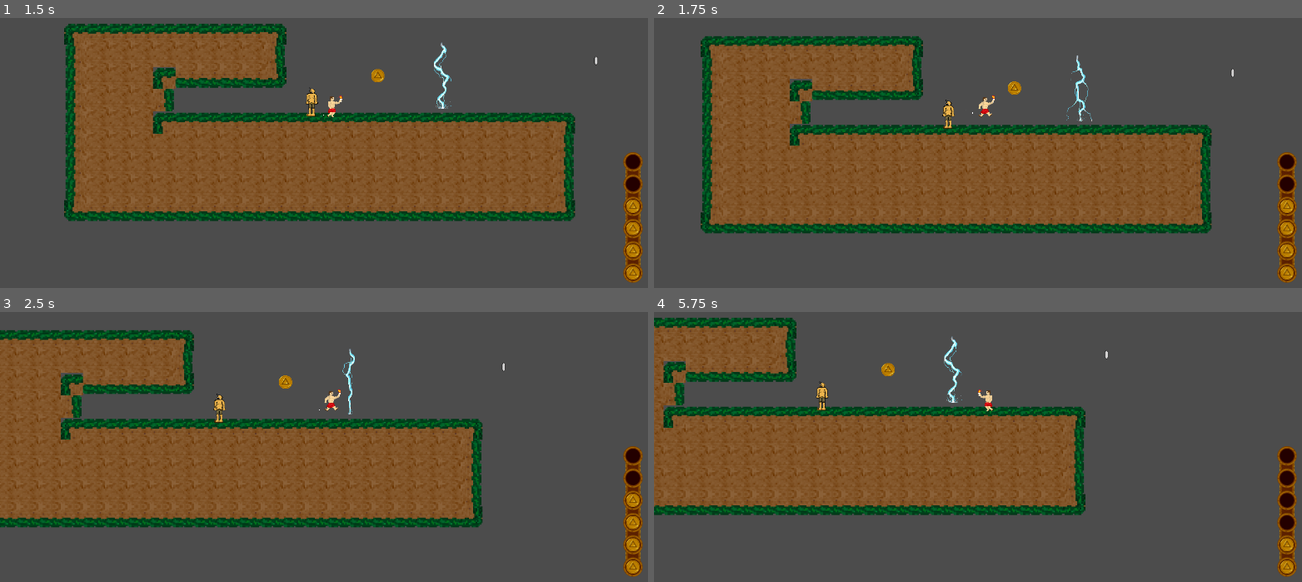
Above: before the commit, frames 1-4 (two rows, left to right).
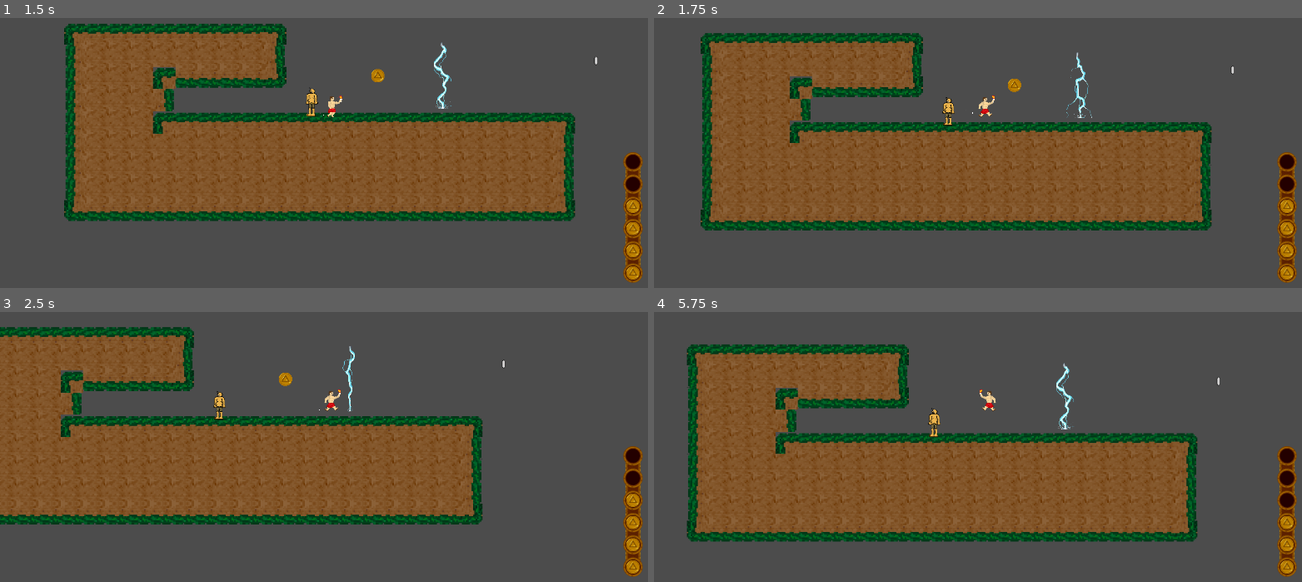
Above: after the commit, the same moments.

Repository: Shapkofil/prometheus
Game: Godot game, scene res://UI/MainMenu.tscn
Two runs of this game, one before a commit and one after it. Both use one fixed random seed, a clock stepped at 60 frames per second and the inputs below. The engine's default icon, where the game draws it, is replaced by a stand-in: a white triangle on a blue panel in a dark square.
Inputs:
- Up to frame 1 (1.5 s): click "Play" at 0.5 s; hold Right (ui_right) from 1.28 s (still down)
- Up to frame 2 (1.75 s): keep holding Right (ui_right); tap Space (jump) at 1.52 s
- Up to frame 3 (2.5 s): keep holding Right (ui_right); tap Space (jump) at 2.27 s
- Up to frame 4 (5.75 s): release Right (ui_right) at 2.78 s; hold Left (ui_left) 2.78-3.53 s; hold Right (ui_right) 3.53-5.03 s; tap Space (jump) at 3.77, 4.52, 5.27 s; hold Left (ui_left) from 5.03 s (still down)

Frame 1 is identical in both runs. In frame 2, 9.8% of the frame differs, in the area x 7-90%, y 5-80%; in frame 3, 8.9%; in frame 4, 36%, in the area x 0-99%, y 2-86%.

Commit message:
Physical based Knockback

Diff:
--- a/Prometheus/Node2D.tscn
+++ b/Prometheus/Node2D.tscn
@@ -97,8 +97,8 @@
 [node name="player" parent="." instance=ExtResource( 2 )]
 position = Vector2( 149.238, 69.0661 )
 GRAVITY = 1000.0
-JUMP_SPEED = 500
 JUMP_MAX_AIRBORNE_TIME = 0.5
+DAMAGE_SKIP = 0.2
 fire = 4
 
 [node name="Camera2D" parent="player" instance=ExtResource( 5 )]
--- a/Prometheus/Player/player.gd
+++ b/Prometheus/Player/player.gd
@@ -15,6 +15,8 @@
 export var JUMP_MAX_AIRBORNE_TIME = 0.2
 export var TIME_FLEX = .2
 
+export var DAMAGE_SKIP = .5
+
 export var SLIDE_STOP_VELOCITY = 1.0 # one pixel/second
 export var SLIDE_STOP_MIN_TRAVEL = 1.0 # one pixel
 
@@ -25,6 +27,7 @@
 var on_ground_delay = .0
 var hitstun = 0
 var knockdir = Vector2(0, 0)
+var _delta
 
 var random_props = {}
 
@@ -48,17 +51,17 @@
 func subscribe(subscriber):
 	fire_subscribers.append(subscriber)
 
-func take_damage(lightning):
-	if hitstun == 0:
-		hitstun = 30
+func take_damage(source, force):
+	if hitstun < 0:
+		hitstun = DAMAGE_SKIP
 		affect_fire(-1, 0)
-		take_knockback(lightning)
+		take_knockback(source, force)
 	else:
-		hitstun -= 1
+		hitstun -= _delta
 
-func take_knockback(lightning):
-		knockdir = (lightning.position - self.global_position).normalized()
-		move_and_slide(knockdir * 3000)
+func take_knockback(source, force):
+		knockdir = (source.position - self.global_position).normalized()
+		velocity += knockdir * force
 
 func affect_fire(t, e):
 	fire += t;
@@ -68,6 +71,7 @@
 
 func _physics_process(delta):
 	# Create forces
+	_delta = delta
 	var force = Vector2(0, GRAVITY)
 
 	var walk_left = Input.is_action_pressed("ui_left")
--- a/Prometheus/Presets/Interactable/Lightning/lightning.gd
+++ b/Prometheus/Presets/Interactable/Lightning/lightning.gd
@@ -5,6 +5,7 @@
 # var a = 2
 # var b = "text"
 
+export var knockback_force = 300
 
 # Called when the node enters the scene tree for the first time.
 func _ready():
@@ -13,7 +14,7 @@
 func execute(collisions):
 	for collision in collisions:
 		if collision.name == "player":
-			collision.take_damage(self.get_child(0))
+			collision.take_damage(self.get_child(0), knockback_force)
 # Called every frame. 'delta' is the elapsed time since the previous frame.
 #func _process(delta):
 #	pass
--- a/Prometheus/Presets/Interactable/Lightning/lightning.tscn
+++ b/Prometheus/Presets/Interactable/Lightning/lightning.tscn
@@ -14,3 +14,4 @@
 [node name="Interactable" parent="." instance=ExtResource( 1 )]
 scale = Vector2( 2, 5.5 )
 script = ExtResource( 4 )
+knockback_force = 1000
